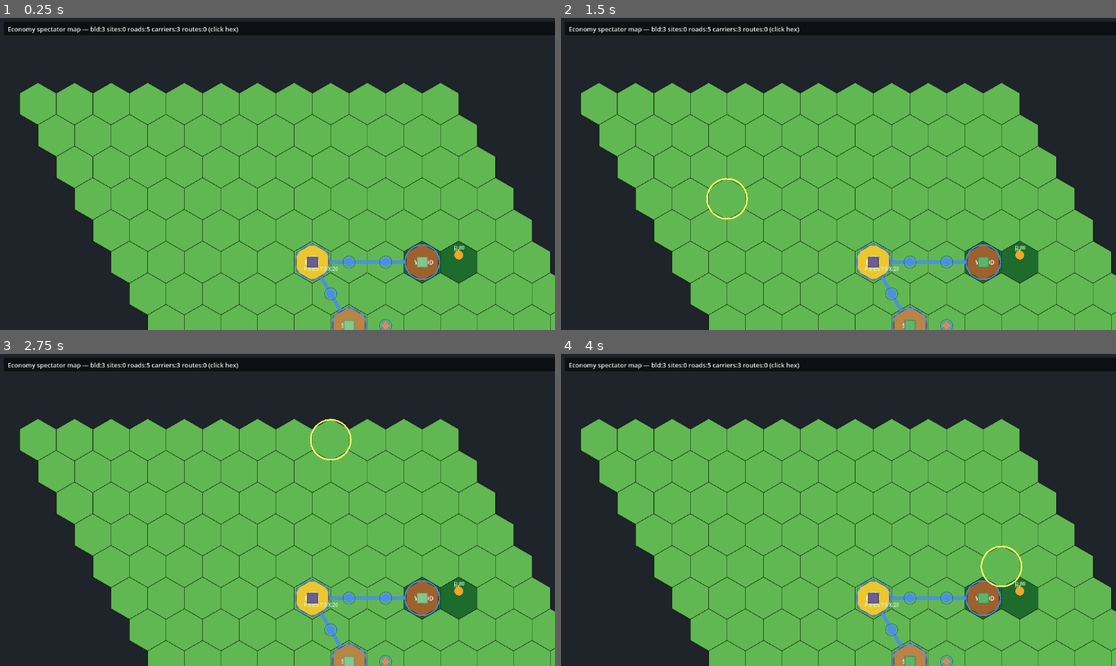
Above: before the commit, frames 1-4 (two rows, left to right).
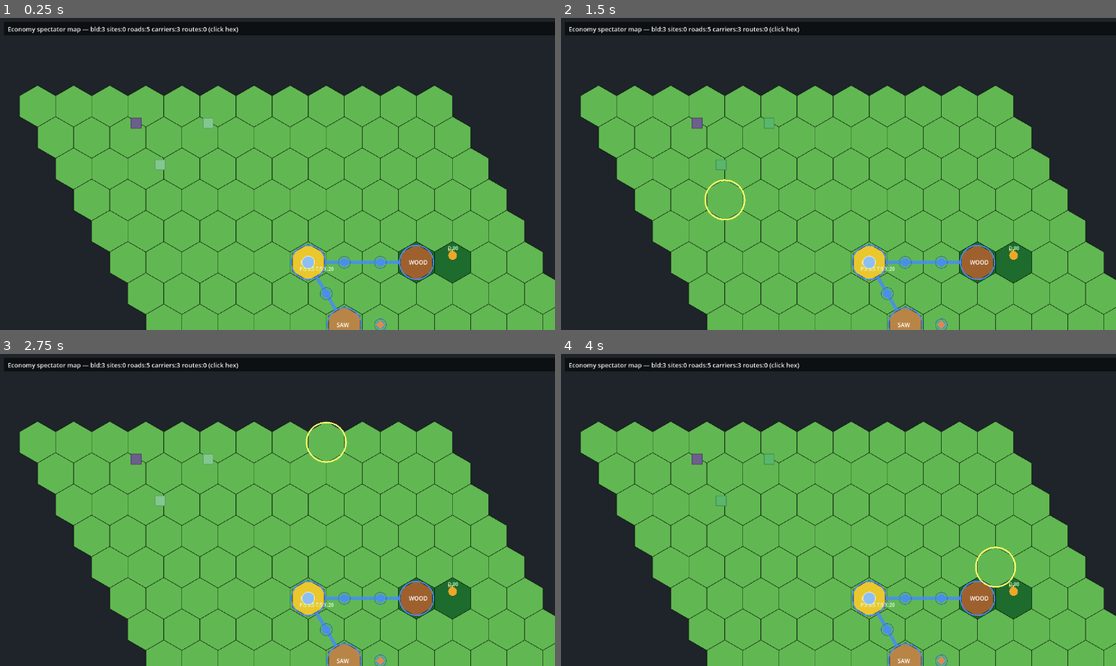
Above: after the commit, the same moments.

Repository: Joesalmon1985/logistics-rts-sim
Game: Godot game, scene res://client/scenes/economy_spectator_bot_demo.tscn
The game is run twice, just before and just after one commit, with the same random seed, the same clock (stepped at 60 frames per second) and the same inputs. The project has no main scene, so this scene is started directly.
Inputs (mouse positions are in pixels of both pictures, inside the frame that each line leads up to):
- Up to frame 1 (0.25 s): no input
- Up to frame 2 (1.5 s): move the mouse to (899, 276) at 0.52 s; click (899, 276) at 0.67 s; move the mouse to (727, 189) at 1.27 s; click (727, 189) at 1.42 s
- Up to frame 3 (2.75 s): move the mouse to (333, 441) at 2.02 s; click (333, 441) at 2.17 s
- Up to frame 4 (4 s): move the mouse to (810, 572) at 2.77 s; click (810, 572) at 2.92 s; move the mouse to (1005, 556) at 3.52 s; click (1005, 556) at 3.67 s

The runs differ from the first frame. In frame 1, 9.0% of the frame differs, in the area x 3-100%, y 20-100%; in frame 2, 9.1%; in frame 3, 9.1%; in frame 4, 9.1%.

Commit message:
feat: improve economy spectator visual state and panels
Production-chain help, activity hint, dual-bot manual toggle, and
cleaner harness teardown for capture runs.

Co-authored-by: Cursor <cursoragent@cursor.com>

Diff:
--- a/godot_project/client/scenes/economy_spectator_bot_demo.gd
+++ b/godot_project/client/scenes/economy_spectator_bot_demo.gd
@@ -1,6 +1,6 @@
 extends Control
 
-## RUN_05C economy bot spectator — dual-bot autoplay with placeholder sprite overlays.
+## RUN_05C.1 economy spectator — production-chain visual groundwork with placeholder sprites.
 
 const SCREEN_SIZE := Vector2i(1920, 1080)
 const AUTOPLAY_BASE_SEC: float = 0.35
@@ -13,6 +13,7 @@
 @onready var _debug: Label = %DebugLabel
 @onready var _summary: Label = %SummaryLabel
 @onready var _bot_status: Label = %BotStatusLabel
+@onready var _activity: Label = %ActivityLabel
 @onready var _event_log: RichTextLabel = %EventLog
 @onready var _legend: RichTextLabel = %Legend
 @onready var _help: RichTextLabel = %HelpPanel
@@ -24,7 +25,7 @@
 
 
 func _ready() -> void:
-	set_deferred("size", SCREEN_SIZE)
+	size = SCREEN_SIZE
 	SimBootstrap.load_all()
 	controller.snapshot_refreshed.connect(_on_snapshot_refreshed)
 	controller.bot_action_applied.connect(_on_bot_action)
@@ -36,25 +37,19 @@
 	_setup_labels()
 	_build_legend()
 	_setup_autoplay_timer()
-	controller.reset_demo()
-	call_deferred("_deferred_refresh")
-
-
-func _deferred_refresh() -> void:
-	await get_tree().process_frame
-	await get_tree().process_frame
+	controller.reset_demo(EconomySpectatorController.DEMO_PRODUCTION_CHAIN)
 	_refresh_map()
 
 
 func _setup_labels() -> void:
-	_title.text = "Economy Bot Spectator (RUN_05C)"
+	_title.text = "Economy Spectator — Visual Groundwork (RUN_05C.1)"
 	_help.text = (
-		"[b]Spectator mode[/b] — watch dual [i]EconomyExpansionBot[/i] players expand.\n"
-		+ "[color=#ffaa00]Amber sprites[/color] = logistics/roads | "
-		+ "[color=#9a6b3a]Brown[/color] = wood/ware | "
-		+ "[color=#aaaaaa]Grey[/color] = construction stages.\n"
-		+ "Load/Reset → Play/Pause autoplay → Bot Step for one p1+p2+tick cycle.\n"
-		+ "All motion comes from real snapshot carriers, sites, and events."
+		"[b]Production chain spectator[/b] — seed 42, HQ → woodcutter → sawmill.\n"
+		+ "[color=#ffaa00]Amber sprites[/color] = logistics | "
+		+ "[color=#9a6b3a]Brown[/color] = timber/ware | "
+		+ "[color=#55cc66]Green[/color] = working buildings.\n"
+		+ "Play/Pause steps sim ticks. All visuals derive from real snapshot state.\n"
+		+ "[i]Dual-bot view[/i] is manual diagnostic only — not used for smoke/tests."
 	)
 
 
@@ -81,7 +76,7 @@
 		+ "[color=#888888]▣[/color] construction_progress\n"
 		+ "[color=#55cc66]▣[/color] building_working | "
 		+ "[color=#cc4444]![/color] blocked/warning | "
-		+ "[color=#4488cc]tint[/color]=p1 [color=#cc4444]tint[/color]=p2 ownership"
+		+ "Idle/stall states remain visible when chain pauses"
 	)
 
 
@@ -101,8 +96,9 @@
 
 func _update_panels() -> void:
 	var snap: Dictionary = controller.snapshot
-	_status.text = "Tick %d | Spectator | %s" % [
+	_status.text = "Tick %d | %s | %s" % [
 		int(snap.get("tick", 0)),
+		controller.demo_label,
 		"AUTOPLAY" if controller.autoplay_enabled else "PAUSED",
 	]
 	var counts: Dictionary = LayerRenderer.count_entities(controller.get_render_data())
@@ -118,6 +114,7 @@
 	)
 	_summary.text = controller.build_summary_text()
 	_bot_status.text = controller.build_bot_status_text()
+	_activity.text = controller.build_activity_hint()
 	_event_log.text = controller.build_event_log_text()
 	_speed_label.text = "Speed: %.1fx" % controller.speed_multiplier
 
@@ -127,8 +124,13 @@
 
 
 func _on_reset_pressed() -> void:
-	controller.reset_demo()
-	_result.text = "Demo reset"
+	controller.reset_demo(EconomySpectatorController.DEMO_PRODUCTION_CHAIN)
+	_result.text = "Production chain demo reset"
+
+
+func _on_dual_bot_pressed() -> void:
+	controller.reset_demo(EconomySpectatorController.DEMO_DUAL_BOT)
+	_result.text = "Switched to dual-bot diagnostic view (manual only)"
 
 
 func _on_play_pause_pressed() -> void:
@@ -142,8 +144,8 @@
 
 
 func _on_bot_step_pressed() -> void:
-	controller.bot_step_once()
-	_result.text = "Bot step complete"
+	controller.autoplay_step()
+	_result.text = "Step complete"
 
 
 func _on_step_tick_pressed() -> void:
@@ -210,4 +212,4 @@
 
 func _on_autoplay_tick() -> void:
 	if controller.autoplay_enabled:
-		controller.bot_step_once()
+		controller.autoplay_step()
--- a/godot_project/client/scenes/economy_spectator_bot_demo.tscn
+++ b/godot_project/client/scenes/economy_spectator_bot_demo.tscn
@@ -77,7 +77,13 @@
 unique_name_in_owner = true
 layout_mode = 2
 autowrap_mode = 3
-text = "Bot status"
+text = "Demo status"
+
+[node name="ActivityLabel" type="Label" parent="RootHBox/RightPanel"]
+unique_name_in_owner = true
+layout_mode = 2
+autowrap_mode = 3
+text = "Activity hint"
 
 [node name="ResultLabel" type="Label" parent="RootHBox/RightPanel"]
 unique_name_in_owner = true
@@ -96,12 +102,16 @@
 [node name="PlayPauseBtn" type="Button" parent="RootHBox/RightPanel/ButtonRow1"]
 layout_mode = 2
 size_flags_horizontal = 3
-text = "Play/Pause Bot"
+text = "Play/Pause"
 
 [node name="BotStepBtn" type="Button" parent="RootHBox/RightPanel/ButtonRow1"]
 layout_mode = 2
 size_flags_horizontal = 3
-text = "Bot Step"
+text = "Step Once"
+
+[node name="DualBotBtn" type="Button" parent="RootHBox/RightPanel/ButtonRow1"]
+layout_mode = 2
+text = "Dual-Bot View"
 
 [node name="ButtonRow2" type="HBoxContainer" parent="RootHBox/RightPanel"]
 layout_mode = 2
@@ -177,6 +187,7 @@
 [connection signal="pressed" from="RootHBox/RightPanel/ButtonRow1/ResetBtn" to="." method="_on_reset_pressed"]
 [connection signal="pressed" from="RootHBox/RightPanel/ButtonRow1/PlayPauseBtn" to="." method="_on_play_pause_pressed"]
 [connection signal="pressed" from="RootHBox/RightPanel/ButtonRow1/BotStepBtn" to="." method="_on_bot_step_pressed"]
+[connection signal="pressed" from="RootHBox/RightPanel/ButtonRow1/DualBotBtn" to="." method="_on_dual_bot_pressed"]
 [connection signal="pressed" from="RootHBox/RightPanel/ButtonRow2/StepTickBtn" to="." method="_on_step_tick_pressed"]
 [connection signal="pressed" from="RootHBox/RightPanel/ButtonRow2/Step10Btn" to="." method="_on_step10_pressed"]
 [connection signal="pressed" from="RootHBox/RightPanel/ButtonRow2/Step50Btn" to="." method="_on_step50_pressed"]
--- a/godot_project/client/tools/viewer_test_harness.gd
+++ b/godot_project/client/tools/viewer_test_harness.gd
@@ -31,8 +31,10 @@
 	var subvp := SubViewport.new()
 	subvp.size = SIZE
 	subvp.render_target_update_mode = SubViewport.UPDATE_ALWAYS
-	scene.set_deferred("custom_minimum_size", SIZE)
-	scene.set_deferred("size", SIZE)
+	if scene is Control:
+		var control_scene: Control = scene as Control
+		control_scene.custom_minimum_size = SIZE
+		control_scene.size = SIZE
 	subvp.add_child(scene)
 	host.add_child(subvp)
 	var map: MapViewport = scene.get_node_or_null("%MapViewport") as MapViewport
@@ -73,6 +75,11 @@
 
 
 static func teardown(ctx: Dictionary) -> void:
+	var scene: Node = ctx.get("scene")
+	if scene != null and is_instance_valid(scene):
+		var sprite_layer: EconomySpriteLayer = scene.get_node_or_null("%SpriteLayer") as EconomySpriteLayer
+		if sprite_layer != null:
+			sprite_layer.clear_all()
 	var subvp: SubViewport = ctx.get("viewport")
 	if subvp != null and is_instance_valid(subvp):
 		subvp.queue_free()
--- a/godot_project/client/ui/economy_sprite_layer.gd
+++ b/godot_project/client/ui/economy_sprite_layer.gd
@@ -63,14 +63,19 @@
 
 
 func _schedule_pulse_hide(key: String, sprite: AnimatedSprite2D, duration: float) -> void:
+	if not is_inside_tree():
+		return
 	var timer := get_tree().create_timer(duration)
-	timer.timeout.connect(func() -> void:
-		if is_instance_valid(sprite):
-			sprite.visible = false
-		_sprites.erase(key)
-		if is_instance_valid(sprite):
-			sprite.queue_free()
-	, CONNECT_ONE_SHOT)
+	timer.timeout.connect(_on_pulse_hide_timeout.bind(key, sprite), CONNECT_ONE_SHOT)
+
+
+func _on_pulse_hide_timeout(key: String, sprite: AnimatedSprite2D) -> void:
+	if not is_instance_valid(self):
+		return
+	if is_instance_valid(sprite):
+		sprite.visible = false
+		sprite.queue_free()
+	_sprites.erase(key)
 
 
 func clear_all() -> void:
